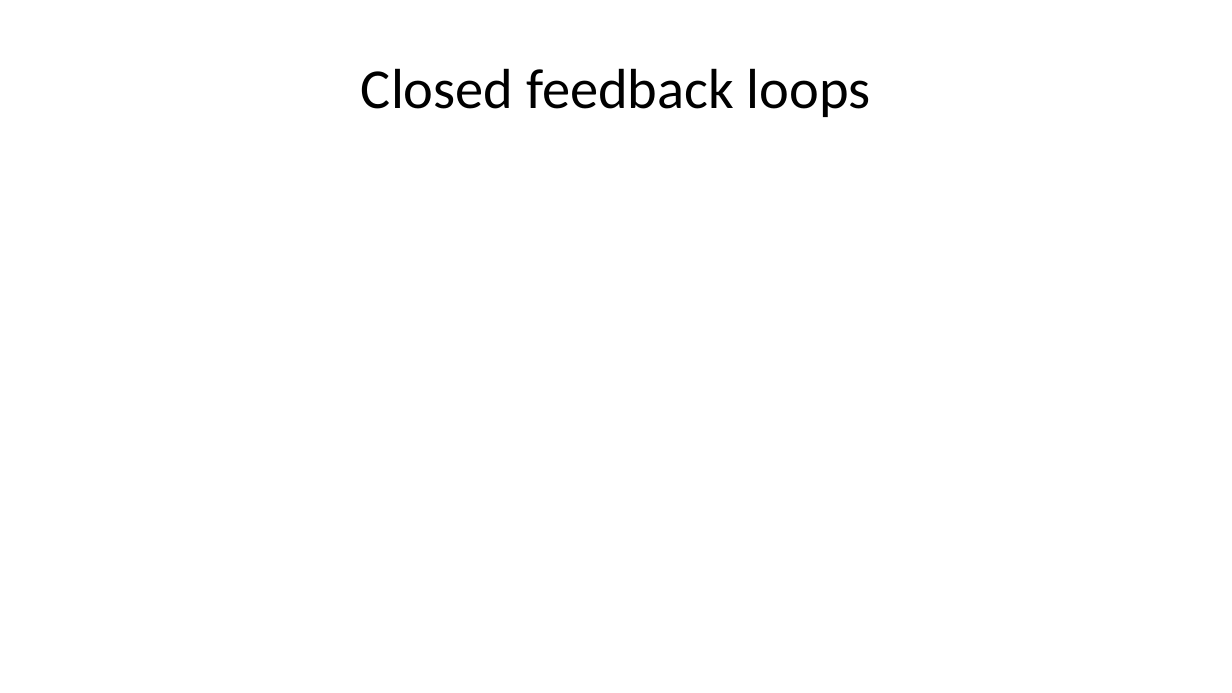
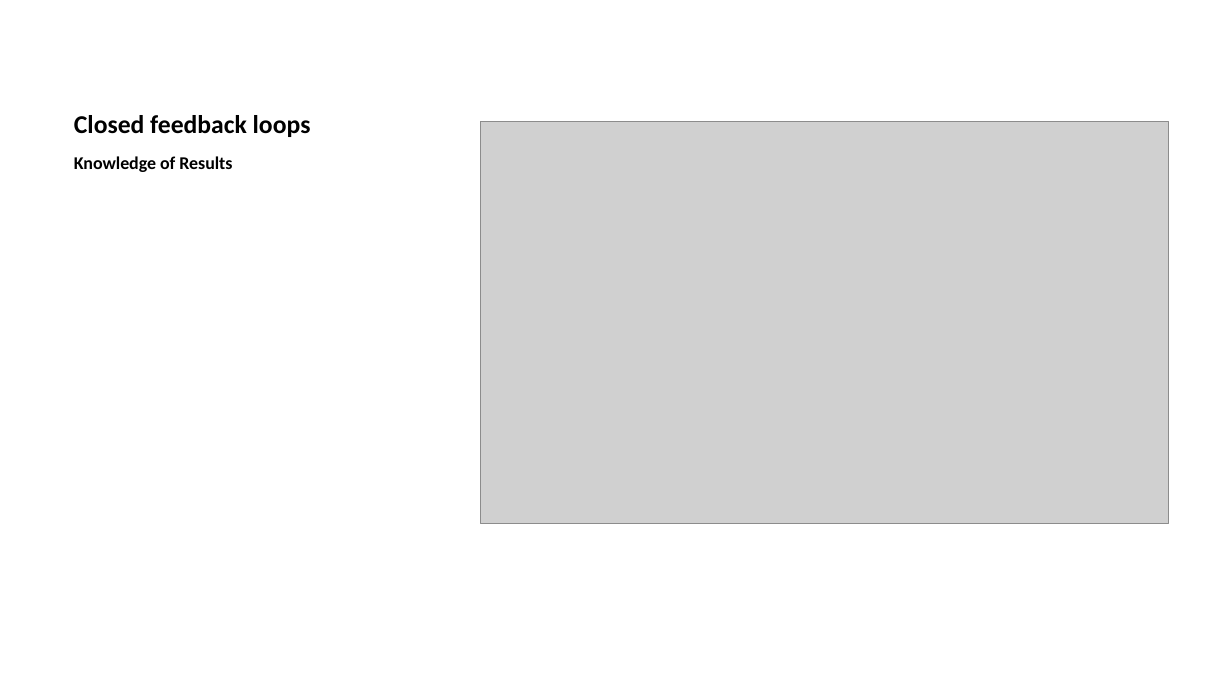
Before and after one commit to cmadland/slides, a slide deck: slide 35 of docs/posts/fpl-assessment/index.pptx (slide 32 before the commit). Drawn at 1232x693 pixels with LibreOffice and Linux fonts; fonts in the diff are those of the drawing; grey boxes stand for pictures. Boxes give left, top, right and bottom in pixels: in the first picture for what was removed or moved away, otherwise in the second. Text is boxed around its words. In the diff, an @@ line names an element or a change of style, - is before the commit and + after.

```diff
--- a/docs/posts/fpl-assessment/index.pptx
+++ b/docs/posts/fpl-assessment/index.pptx
@@ title "Closed feedback loops" at <box>74,115,311,137</box>: size 33 to 15 pt, bold on; alignment centre to left; vertical alignment middle to bottom @@
@@ picture added at <box>480,122,1168,524</box> @@
@@ text added at <box>74,156,232,172</box>, 10.5 pt, text #000000, bold @@
+Knowledge of Results
```
Also in this commit, not shown: 8 other slides changed, 7 slides added, 1 slide removed, 13 other files.
